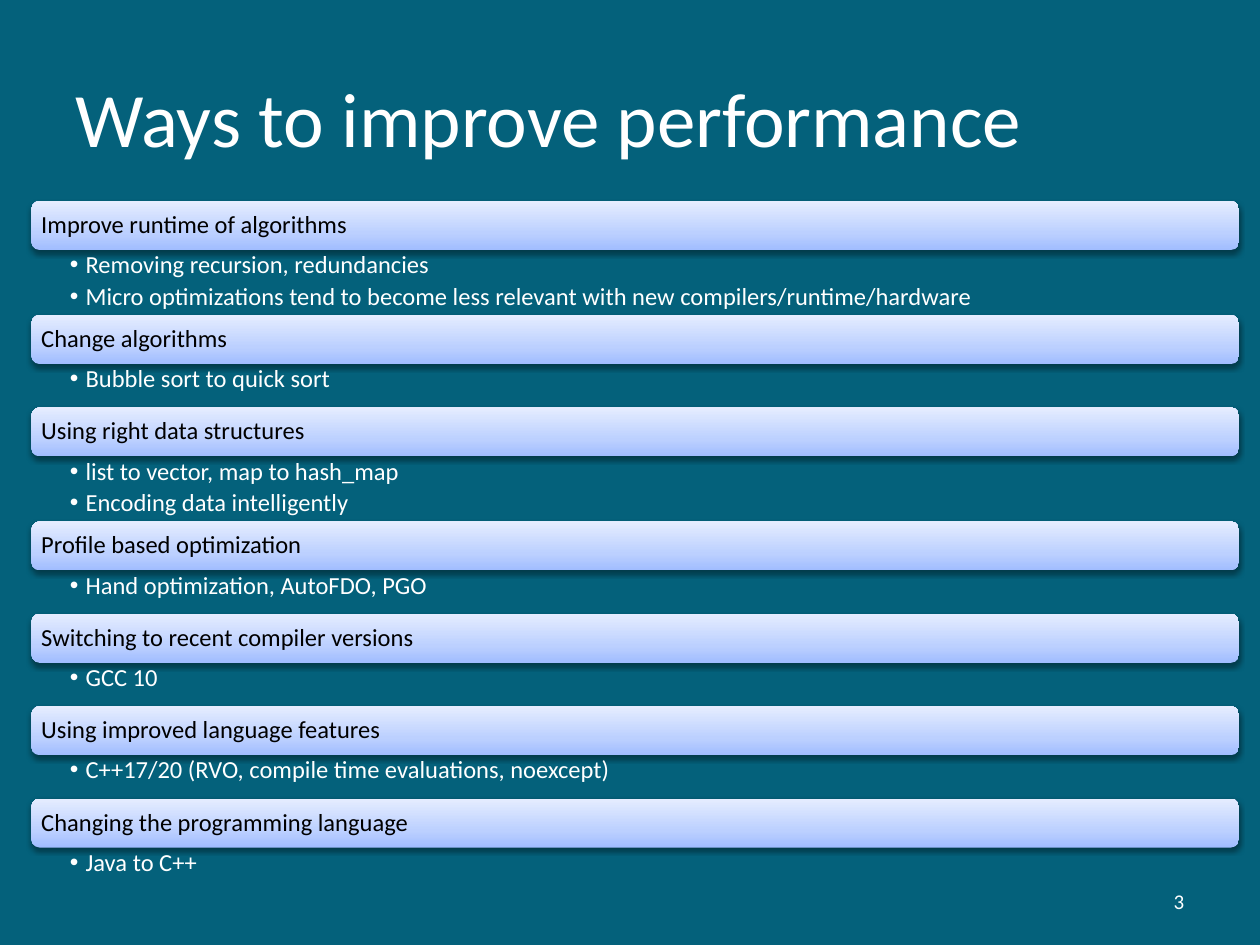
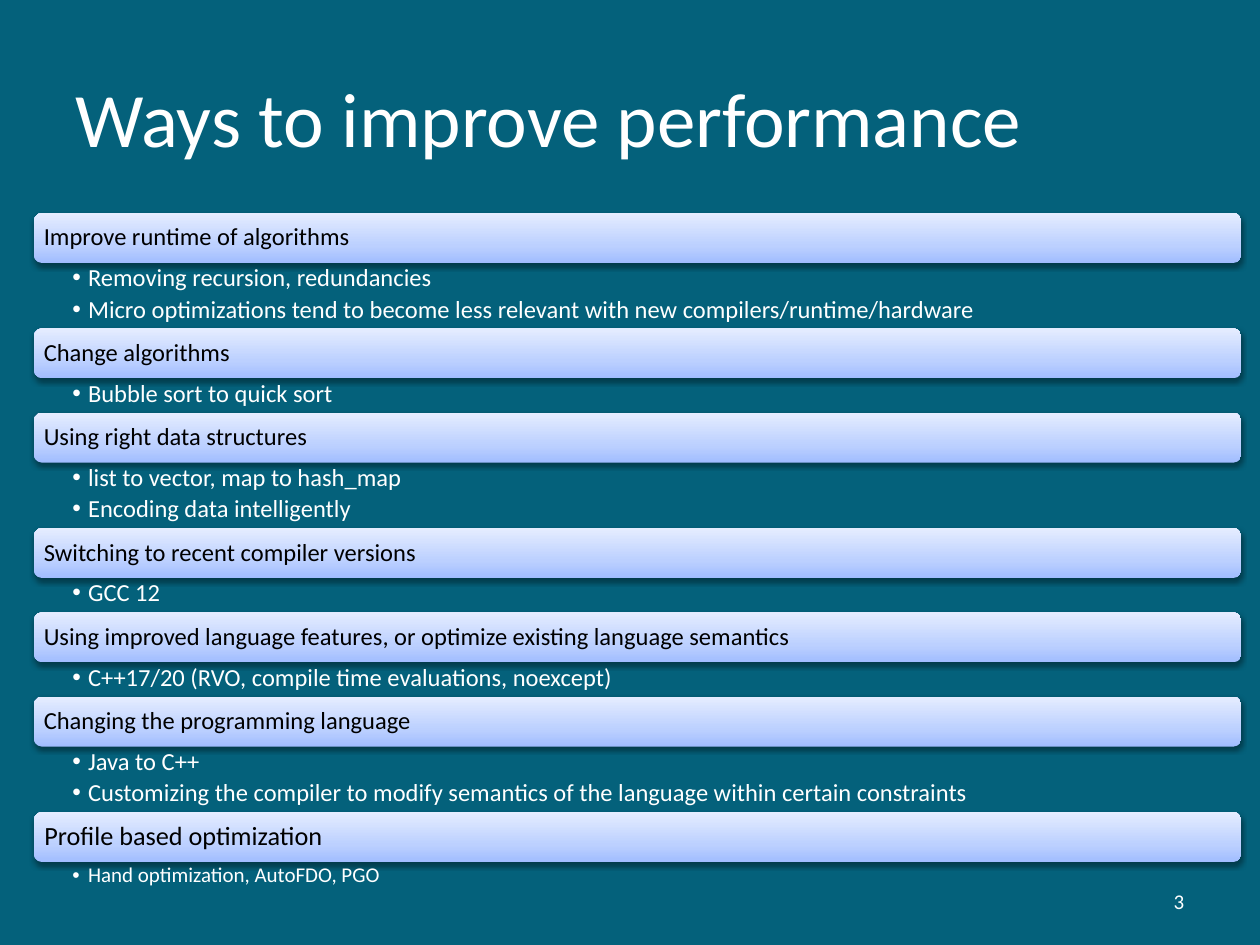
Before and after one commit to hiraditya/std-benchmark, a slide deck: slide 3 of docs/slides/slide-acm-2021-DAC-2017.pptx. Drawn at 1260x945 pixels with LibreOffice and Linux fonts; fonts in the diff are those of the drawing. Boxes give left, top, right and bottom in pixels: in the first picture for what was removed or moved away, otherwise in the second. Text is boxed around its words. In the diff, an @@ line names an element or a change of style, - is before the commit and + after.

```diff
--- a/docs/slides/slide-acm-2021-DAC-2017.pptx
+++ b/docs/slides/slide-acm-2021-DAC-2017.pptx
@@ rounded rectangle: place and size @@
-rounded rectangle at box(32, 202, 1239, 251)
+rounded rectangle at box(34, 213, 1241, 263)
@@ text "Improve runtime of algorithms": place and size @@
-text "Improve runtime of algorithms" at box(41, 216, 347, 238)
+text "Improve runtime of algorithms" at box(44, 228, 349, 250)
@@ text "Removing recursion, redundancies": place and size @@
-text "Removing recursion, redundancies" at box(86, 256, 970, 309)
+text "Removing recursion, redundancies" at box(88, 269, 973, 322)
@@ rounded rectangle: place and size @@
-rounded rectangle at box(32, 315, 1239, 364)
+rounded rectangle at box(34, 329, 1241, 379)
@@ text "Change algorithms": place and size @@
-text "Change algorithms" at box(41, 330, 227, 352)
+text "Change algorithms" at box(44, 344, 229, 366)
@@ text "Bubble sort to quick sort": place and size @@
-text "Bubble sort to quick sort" at box(86, 370, 330, 391)
+text "Bubble sort to quick sort" at box(88, 385, 332, 406)
@@ text "Using right data structures": place and size @@
-text "Using right data structures" at box(41, 422, 304, 444)
+text "Using right data structures" at box(44, 428, 306, 450)
@@ 2 rounded rectangles, 1 text: place and size @@
-2 rounded rectangles, 1 text at box(32, 407, 1239, 571)
+2 rounded rectangles, 1 text at box(34, 413, 1241, 578)
@@ text "Switching to recent compiler versions": place and size @@
-text "Switching to recent compiler versions" at box(41, 629, 413, 651)
+text "Switching to recent compiler versions" at box(44, 544, 416, 566)
@@ text at box(88, 585, 160, 601): text changed @@
-  • GCC 10
+  • GCC 12
@@ text at box(44, 628, 788, 650): text changed @@
-Using improved language features
+Using improved language features, or optimize existing language semantics
@@ text "C++17/20 (RVO, compile time evaluations, ...": place and size @@
-text "C++17/20 (RVO, compile time evaluations, ..." at box(86, 760, 609, 782)
+text "C++17/20 (RVO, compile time evaluations, ..." at box(88, 668, 612, 690)
@@ rounded rectangle: place and size @@
-rounded rectangle at box(32, 706, 1239, 755)
+rounded rectangle at box(34, 697, 1241, 747)
@@ text "Changing the programming language": place and size @@
-text "Changing the programming language" at box(41, 814, 408, 836)
+text "Changing the programming language" at box(44, 712, 410, 734)
@@ text "Java to C++": place and size @@
-text "Java to C++" at box(86, 855, 197, 871)
+text "Java to C++" at box(88, 754, 966, 806)
@@ text at box(88, 784, 966, 806): paragraph added @@
+  • Customizing the compiler to modify semantics of the language within certain constraints
@@ rounded rectangle: place and size @@
-rounded rectangle at box(32, 799, 1239, 848)
+rounded rectangle at box(34, 811, 1241, 862)
@@ text "Profile based optimization": place and size @@
-text "Profile based optimization" at box(41, 536, 301, 557)
+text "Profile based optimization" at box(44, 826, 323, 850)
@@ text "Profile based optimization" at box(44, 826, 323, 850): size 14 to 15 pt @@
@@ text "Hand optimization, AutoFDO, PGO": place and size @@
-text "Hand optimization, AutoFDO, PGO" at box(86, 577, 426, 598)
+text "Hand optimization, AutoFDO, PGO" at box(88, 867, 379, 886)
@@ text "Hand optimization, AutoFDO, PGO" at box(88, 867, 379, 886): size 14 to 12 pt @@
```
Also in this commit, not shown: 13 other slides changed.
